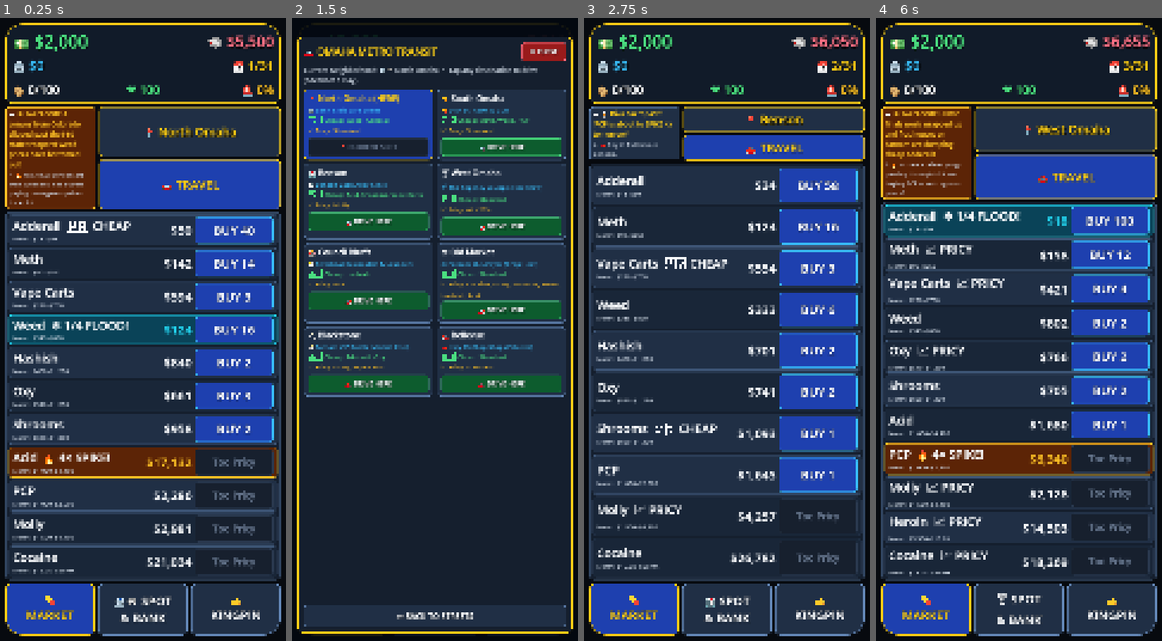
Above: before the commit, frames 1-4 (left to right).
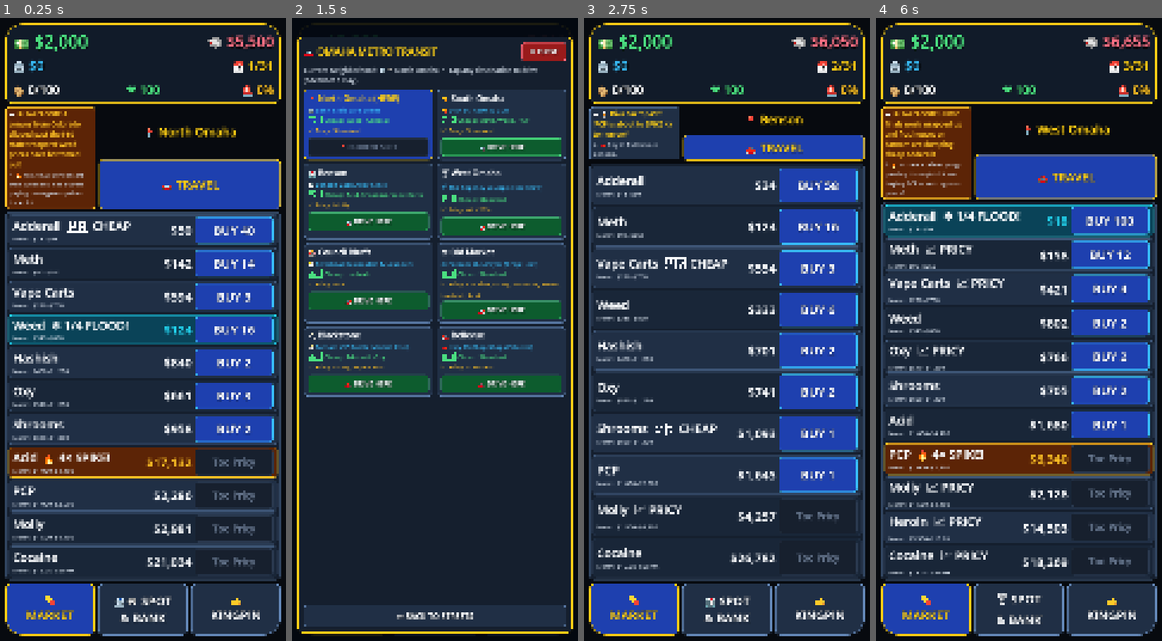
Above: after the commit, the same moments.

Repository: TimGoergen/dope-wars
Game: Godot game, scene res://Main.tscn
The game is run twice, just before and just after one commit, with the same random seed, the same clock (stepped at 60 frames per second) and the same inputs.
Inputs (mouse positions are in pixels of both pictures, inside the frame that each line leads up to):
- Up to frame 1 (0.25 s): no input
- Up to frame 2 (1.5 s): click (343, 155) at 0.5 s; click "🚗 TRAVEL" at 1.25 s
- Up to frame 3 (2.75 s): click (686, 229) at 2.02 s
- Up to frame 4 (6 s): click (927, 136) at 2.75 s; click "🚗 TRAVEL" at 3.5 s; click (978, 186) at 4.27 s; click "BUY 58" at 5 s; click "BUY 16" at 5.75 s

The runs differ from the first frame. In frame 1, 4.9% of the frame differs, in the area x 34-99%, y 14-23%; in frame 2, nothing differs; in frame 3, 2.5%; in frame 4, 4.4%.

Commit message:
feat(ui): remove background and outline box from location display

Diff:
--- a/game/scripts/Main.gd
+++ b/game/scripts/Main.gd
@@ -309,7 +309,7 @@
 	)
 	_scanner_card.add_child(news_hold_btn)
 
-	# Right 2/3: Top half = Red Pin + Full Location Name; Bottom half = 🚗 TRAVEL button
+	# Right 2/3: Top half = Red Pin + Full Location Name (no background or outline); Bottom half = 🚗 TRAVEL button
 	var right_col := VBoxContainer.new()
 	right_col.size_flags_horizontal = Control.SIZE_EXPAND_FILL
 	right_col.size_flags_vertical = Control.SIZE_EXPAND_FILL
@@ -317,16 +317,10 @@
 	right_col.add_theme_constant_override("separation", 10)
 	top_strip.add_child(right_col)
 
-	var loc_card := PanelContainer.new()
-	loc_card.size_flags_horizontal = Control.SIZE_EXPAND_FILL
-	loc_card.size_flags_vertical = Control.SIZE_EXPAND_FILL
-	loc_card.custom_minimum_size = Vector2(0, 84)
-	loc_card.add_theme_stylebox_override("panel", UiPalette.make_box(UiPalette.CARD_BG, UiPalette.GOLD_ACCENT, 14, 3, 16, 8))
-	right_col.add_child(loc_card)
-
-	_loc_lbl = UiPalette.add_hero_label(loc_card, "📍 North Omaha", UiPalette.FONT_DRUG_NAME, UiPalette.GOLD_ACCENT, HORIZONTAL_ALIGNMENT_CENTER)
+	_loc_lbl = UiPalette.add_hero_label(right_col, "📍 North Omaha", UiPalette.FONT_DRUG_NAME, UiPalette.GOLD_ACCENT, HORIZONTAL_ALIGNMENT_CENTER)
 	_loc_lbl.size_flags_horizontal = Control.SIZE_EXPAND_FILL
 	_loc_lbl.size_flags_vertical = Control.SIZE_EXPAND_FILL
+	_loc_lbl.custom_minimum_size = Vector2(0, 84)
 
 	var act_row := HBoxContainer.new()
 	act_row.size_flags_horizontal = Control.SIZE_EXPAND_FILL
